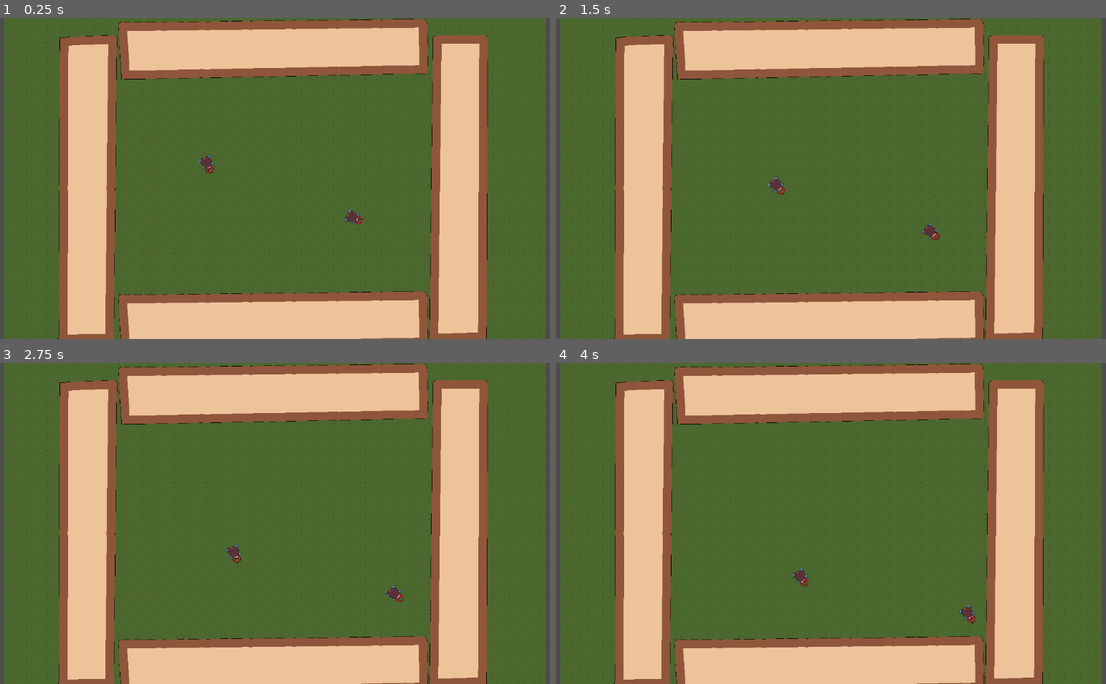
Above: before the commit, frames 1-4 (two rows, left to right).
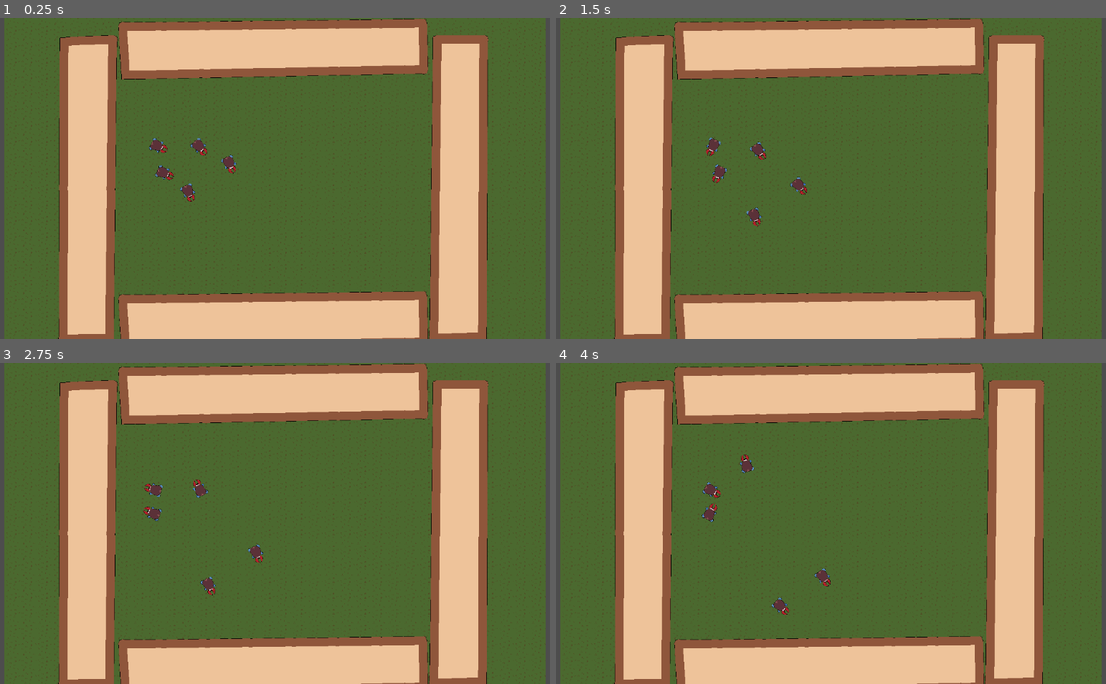
Above: after the commit, the same moments.

Repository: YewChian/BeetleArena
Game: Godot game, scene res://arena.tscn
Same seed, same stepped clock (60 frames per second), same inputs: the game is played once before the commit and once after it. The project has no main scene, so this scene is started directly.
Inputs:
- Up to frame 1 (0.25 s): no input
- Up to frame 2 (1.5 s): no input
- Up to frame 3 (2.75 s): no input
- Up to frame 4 (4 s): no input

The runs differ from the first frame. In frame 1, 0.6% of the frame differs, in the area x 27-66%, y 37-65%; in frame 2, 0.6%; in frame 3, 0.6%; in frame 4, 0.6%, in the area x 26-77%, y 28-82%.

Commit message:
added turning around

Diff:
--- a/Bodies/Beetle.gd
+++ b/Bodies/Beetle.gd
@@ -2,20 +2,20 @@
 
 enum {
 	Wander,
-
+	Pivot,
 }
 
 var end
 var str
 var spd = 1
 
-var state = Wander
+var state
 var turn_rate
 var direction = Vector2(1,1)
 
+
 func _ready():
 	enter_state(Wander)
-	$StateTimer.start(1)
 
 
 # Called every frame. 'delta' is the elapsed time since the previous frame.
@@ -23,20 +23,48 @@
 	match state:
 		Wander:
 			move_and_collide(direction * spd)
+			if $WallDetector.is_colliding() and state != Pivot:
+				enter_state(Pivot)
 
-func enter_state(state):
-	match state:
+		Pivot:
+			pass
+
+
+func enter_state(new_state):
+	match new_state:
 		Wander:
+			state = Wander
 			var last_direction = direction
 			var min_angle = -PI / 8
 			var max_angle = PI / 8
 			randomize()
 			var angle = randf_range(min_angle, max_angle)
 			direction = last_direction.rotated(angle)
-			print(direction)
 			rotation = direction.angle() + PI/2
+			$StateTimer.start(1)
+
+
+		Pivot:
+			state = Pivot
+			$StateTimer.stop()
+			var pivot_start_lag = 1
+			await get_tree().create_timer(pivot_start_lag).timeout
+
+			var temp_tween = get_tree().create_tween()
+			randomize()
+			var rotation_direction = randi_range(0,1)
+			if rotation_direction == 0:	#left
+				temp_tween.tween_property(self, "rotation", rotation - PI, 1.0)
+			elif rotation_direction == 1:	#right
+				temp_tween.tween_property(self, "rotation", rotation + PI, 1.0)
+			direction = direction.rotated(PI)
+
+			await temp_tween.finished
+			enter_state(Wander)
+
 
 
 func _on_state_timer_timeout():
-	state = Wander
-	enter_state(state)
+	match state:
+		Wander:
+			enter_state(Wander)
--- a/Bodies/Beetle.tscn
+++ b/Bodies/Beetle.tscn
@@ -8,6 +8,8 @@
 height = 116.0
 
 [node name="Beetle" type="CharacterBody2D"]
+collision_layer = 2
+collision_mask = 3
 script = ExtResource("1_yt4jj")
 
 [node name="Sprite2D" type="Sprite2D" parent="."]
@@ -22,4 +24,8 @@
 
 [node name="StateTimer" type="Timer" parent="."]
 
+[node name="WallDetector" type="RayCast2D" parent="."]
+rotation = 3.14159
+target_position = Vector2(0, 160)
+
 [connection signal="timeout" from="StateTimer" to="." method="_on_state_timer_timeout"]
--- a/Bodies/fly.tscn
+++ b/Bodies/fly.tscn
@@ -8,6 +8,10 @@
 
 [node name="Lobster" parent="Mandibles" index="0" instance=ExtResource("3_j2pjs")]
 z_index = -1
+collision_layer = 1
+collision_mask = 1
 
 [node name="BearPaws" parent="Legs" index="0" instance=ExtResource("2_snmvf")]
 z_index = -1
+collision_layer = 1
+collision_mask = 1
--- a/Legs/legs.tscn
+++ b/Legs/legs.tscn
@@ -1,6 +1,8 @@
 [gd_scene format=3 uid="uid://uh1pv58hcx8s"]
 
 [node name="Legs" type="Area2D"]
+collision_layer = 0
+collision_mask = 0
 
 [node name="Sprite2D" type="Sprite2D" parent="."]
 
--- a/Mandibles/mandible.tscn
+++ b/Mandibles/mandible.tscn
@@ -1,6 +1,8 @@
 [gd_scene format=3 uid="uid://bgu3cevlf6dej"]
 
 [node name="Mandible" type="Area2D"]
+collision_layer = 4
+collision_mask = 2
 
 [node name="Sprite2D" type="Sprite2D" parent="."]
 
--- a/arena.tscn
+++ b/arena.tscn
@@ -23,9 +23,28 @@
 
 [node name="Fly" parent="." instance=ExtResource("1_gtpdt")]
 position = Vector2(-282, -82)
+collision_layer = 1
+collision_mask = 1
 
 [node name="Fly2" parent="." instance=ExtResource("1_gtpdt")]
-position = Vector2(294, 147)
+position = Vector2(-282, -82)
+collision_layer = 1
+collision_mask = 1
+
+[node name="Fly3" parent="." instance=ExtResource("1_gtpdt")]
+position = Vector2(-282, -82)
+collision_layer = 1
+collision_mask = 1
+
+[node name="Fly4" parent="." instance=ExtResource("1_gtpdt")]
+position = Vector2(-282, -82)
+collision_layer = 1
+collision_mask = 1
+
+[node name="Fly5" parent="." instance=ExtResource("1_gtpdt")]
+position = Vector2(-282, -82)
+collision_layer = 1
+collision_mask = 1
 
 [node name="Terrain" type="Node2D" parent="."]
 
--- a/project.godot
+++ b/project.godot
@@ -14,6 +14,12 @@
 config/features=PackedStringArray("4.2", "GL Compatibility")
 config/icon="res://icon.svg"
 
+[layer_names]
+
+2d_physics/layer_1="Wall"
+2d_physics/layer_2="BeetleBody"
+2d_physics/layer_3="BeetleHead"
+
 [rendering]
 
 textures/canvas_textures/default_texture_filter=3
